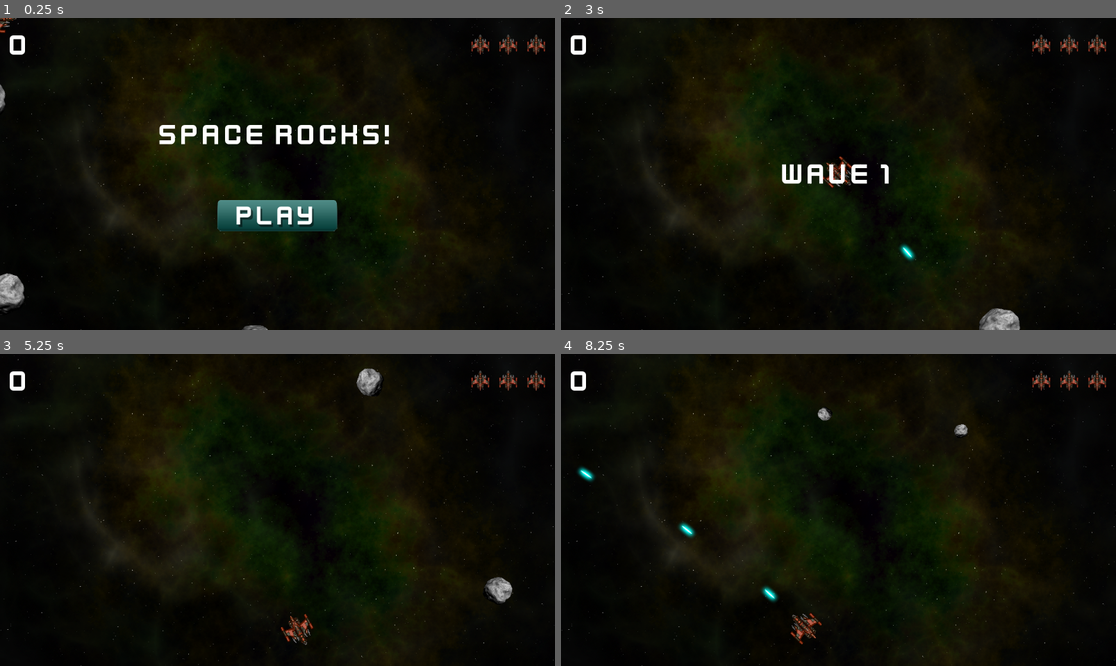
Above: before the commit, frames 1-4 (two rows, left to right).
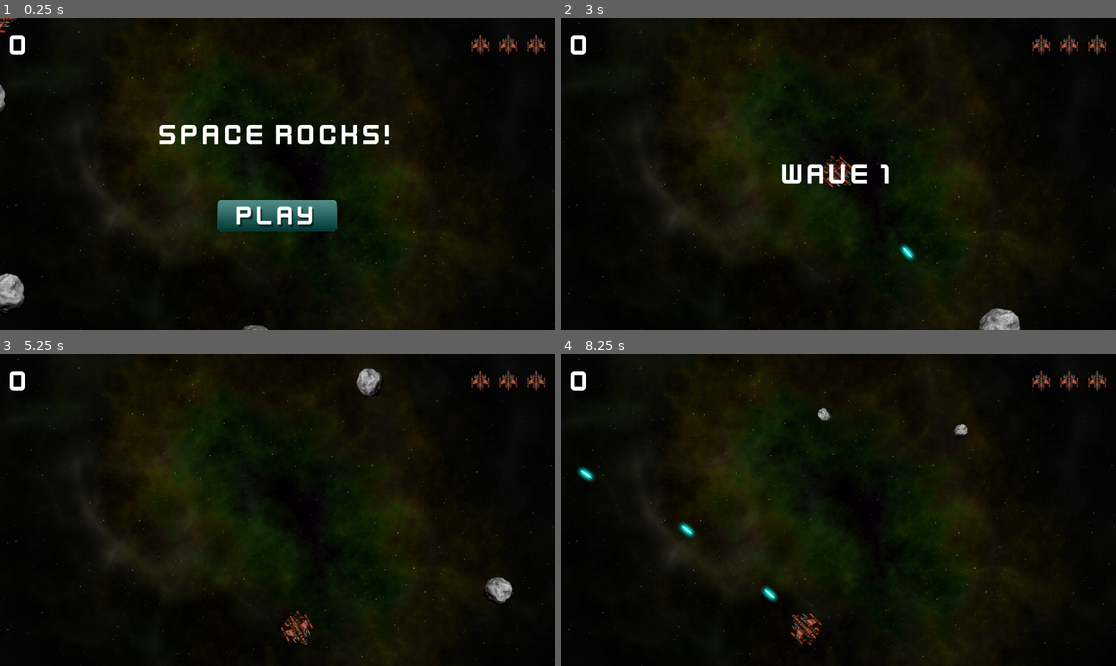
Above: after the commit, the same moments.

Repository: R2Road/book_godot4_game_development_projects
Game: Godot game, scene res://main.tscn
The game is run twice, just before and just after one commit, with the same random seed, the same clock (stepped at 60 frames per second) and the same inputs.
Inputs (mouse positions are in pixels of both pictures, inside the frame that each line leads up to):
- Up to frame 1 (0.25 s): no input
- Up to frame 2 (3 s): click (838, 214) at 0.5 s; tap Enter at 1.25 s; hold D (rotate_right) 1.28-2.03 s; hold Space (shoot) 1.28-2.03 s; hold A (rotate_left) 2.03-2.78 s; tap Space (shoot) at 2.1 s; hold D (rotate_right) from 2.78 s (still down); hold Space (shoot) from 2.78 s (still down)
- Up to frame 3 (5.25 s): release D (rotate_right) at 3.53 s; release Space (shoot) at 3.53 s; hold W (thrust) 3.53-4.28 s; tap Space (shoot) at 3.6, 5.1 s; hold Space (shoot) 4.28-5.03 s; hold A (rotate_left) from 4.28 s (still down)
- Up to frame 4 (8.25 s): hold Space (shoot) 5.78-6.53 s; release A (rotate_left) at 6.53 s; hold D (rotate_right) 6.53-7.28 s; tap Space (shoot) at 6.6, 8.1 s; hold W (thrust) 7.28-8.03 s; hold Space (shoot) 7.28-8.03 s; hold D (rotate_right) from 8.03 s (still down)

The runs differ from the first frame. In frame 1, less than 0.1% of the frame differs, in the area x 1-3%, y 0-2%; in frame 2, less than 0.1%; in frame 3, less than 0.1%, in the area x 51-56%, y 82-93%; in frame 4, less than 0.1%.

Commit message:
add chidl : player > explosion

Diff:
--- a/chapter_3_space_rock/player.tscn
+++ b/chapter_3_space_rock/player.tscn
@@ -1,8 +1,9 @@
-[gd_scene load_steps=5 format=3 uid="uid://ddo070nxq0bsa"]
+[gd_scene load_steps=6 format=3 uid="uid://ddo070nxq0bsa"]
 
 [ext_resource type="Script" path="res://player.gd" id="1_ia0ve"]
 [ext_resource type="Texture2D" uid="uid://byjlamtq07vga" path="res://assets/player_ship.png" id="1_nbiml"]
 [ext_resource type="PackedScene" uid="uid://dqb32pd0pf6i0" path="res://bullet.tscn" id="2_5uv2j"]
+[ext_resource type="PackedScene" uid="uid://bfr3cvxnnti1q" path="res://explosion.tscn" id="3_lhlyx"]
 
 [sub_resource type="CircleShape2D" id="CircleShape2D_eyb5e"]
 radius = 23.0217
@@ -11,6 +12,8 @@
 linear_damp = 1.0
 script = ExtResource("1_ia0ve")
 bullet_scene = ExtResource("2_5uv2j")
+
+[node name="Explosion" parent="." instance=ExtResource("3_lhlyx")]
 
 [node name="Sprite2D" type="Sprite2D" parent="."]
 rotation = 1.5708
